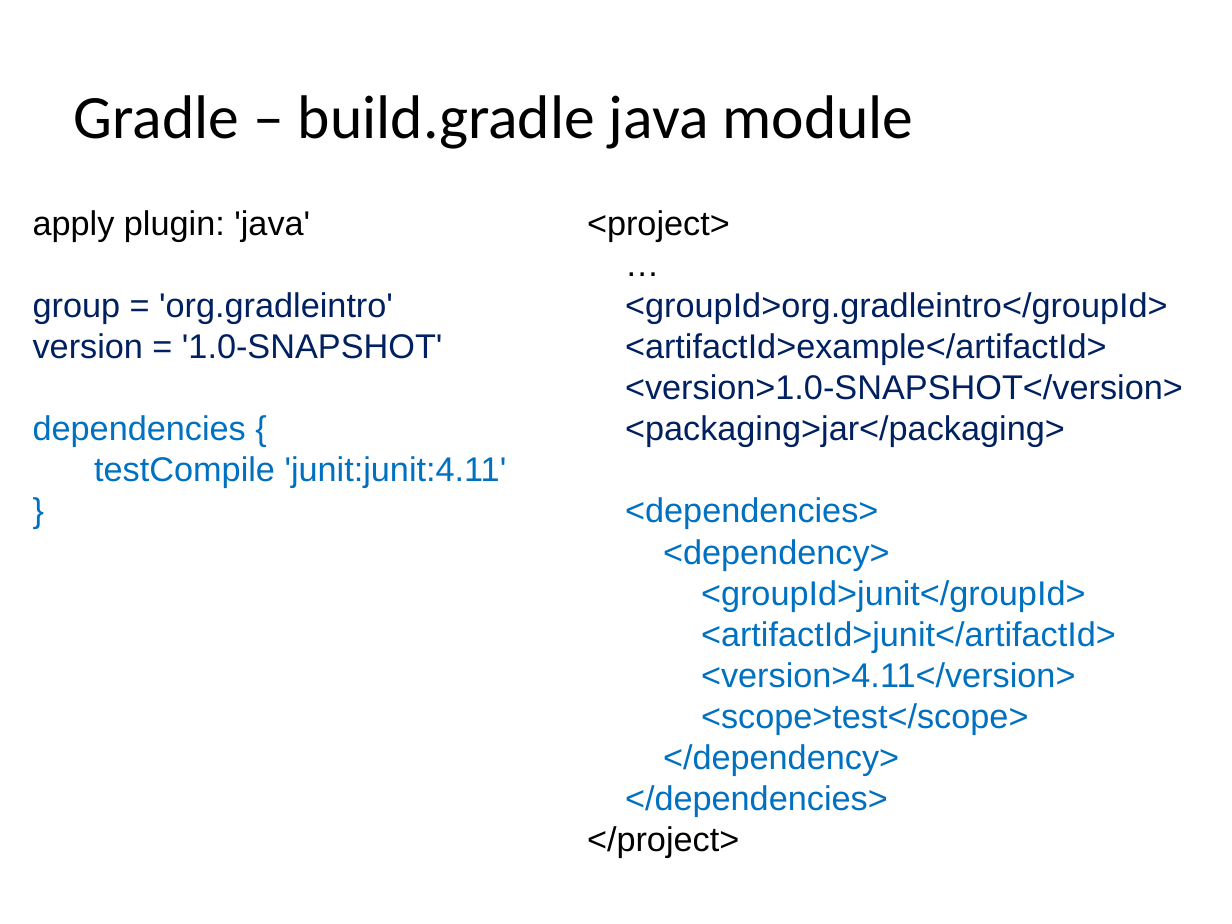
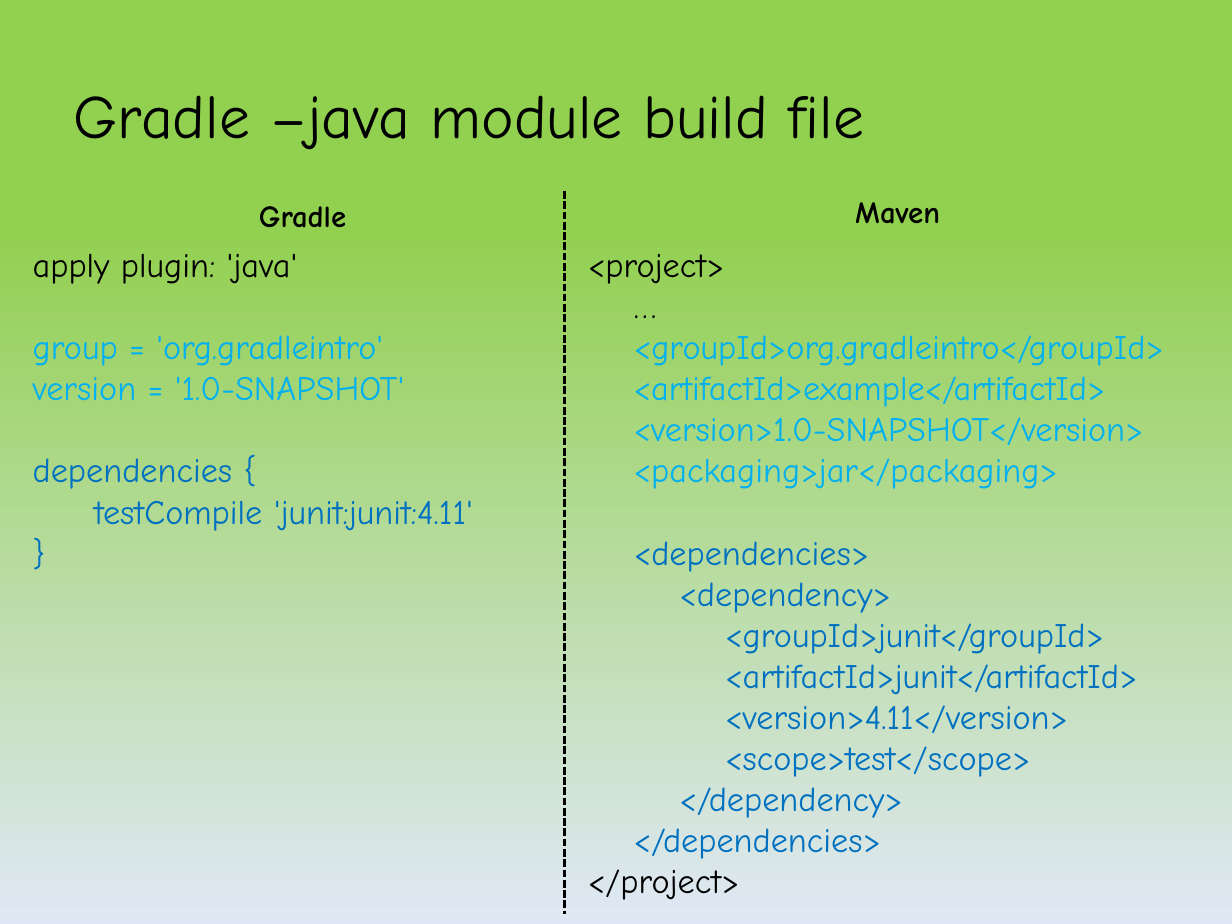
Before and after one commit to kob-aha/gradle-presentation, a slide deck: slide 18 of presentation/Introduction to Gradle.pptx. Drawn at 1232x924 pixels with LibreOffice and Linux fonts; fonts in the diff are those of the drawing; background and template pictures are left out. Boxes give left, top, right and bottom in pixels: in the first picture for what was removed or moved away, otherwise in the second. Text is boxed around its words. In the diff, an @@ line names an element or a change of style, - is before the commit and + after.

```diff
--- a/presentation/Introduction to Gradle.pptx
+++ b/presentation/Introduction to Gradle.pptx
@@ background picture (left out) to gradient #92D050 to #E1E8F5 @@
@@ text at <box>74,95,864,150</box>: text changed; font Calibri to Comic Neue @@
-Gradle – build.gradle java module
+Gradle –java module build file
@@ text added at <box>259,206,346,228</box>, 18 pt, text #000000, bold @@
+Gradle
@@ line added from (564, 191) to (564, 914), #000000 1.5 pt dashed @@
@@ text added at <box>855,202,940,224</box>, 18 pt, text #000000, bold @@
+Maven
@@ text "apply plugin: 'java'": place and size @@
-text "apply plugin: 'java'" at <box>33,210,507,488</box>
+text "apply plugin: 'java'" at <box>33,253,473,531</box>
@@ text "apply plugin: 'java'" at <box>33,253,473,531</box>: font Arial to Comic Neue; text colour #002060 to #00B0F0 in "group = 'org.gradleintro'", "version = '1.0-SNAPSHOT'" @@
@@ text "<project>": place and size @@
-text "<project>" at <box>587,210,1183,858</box>
+text "<project>" at <box>588,254,1164,900</box>
@@ text "<project>" at <box>588,254,1164,900</box>: font Arial to Comic Neue; text colour #002060 to #00B0F0 in "<groupId>org.gradleintro</groupId>", "<artifactId>example</artifactId>", "<version>1.0-SNAPSHOT</version>", "<packaging>jar</packaging>" @@
```
Also in this commit, not shown: 23 other slides changed, 1 other file.
